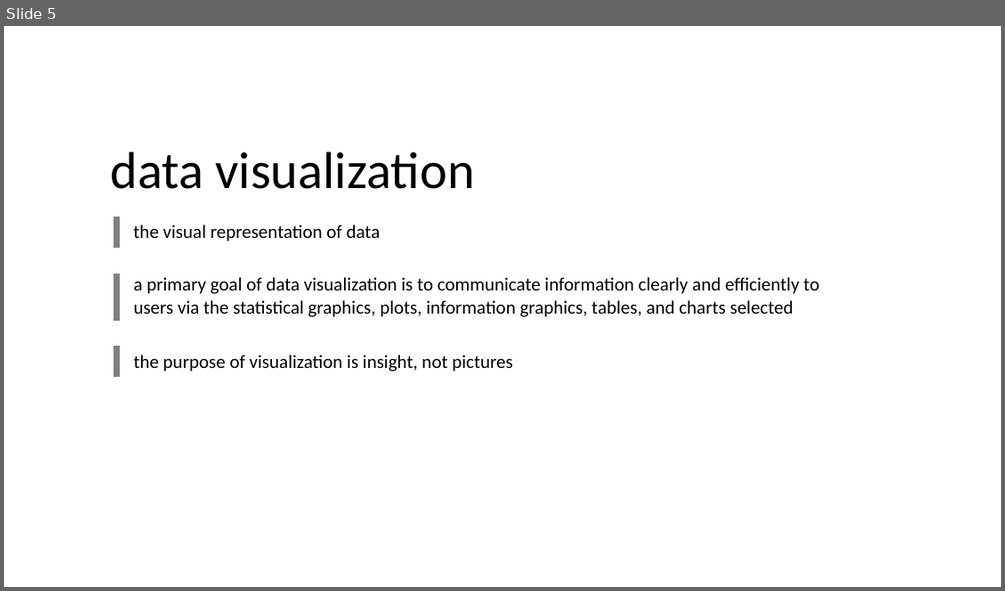
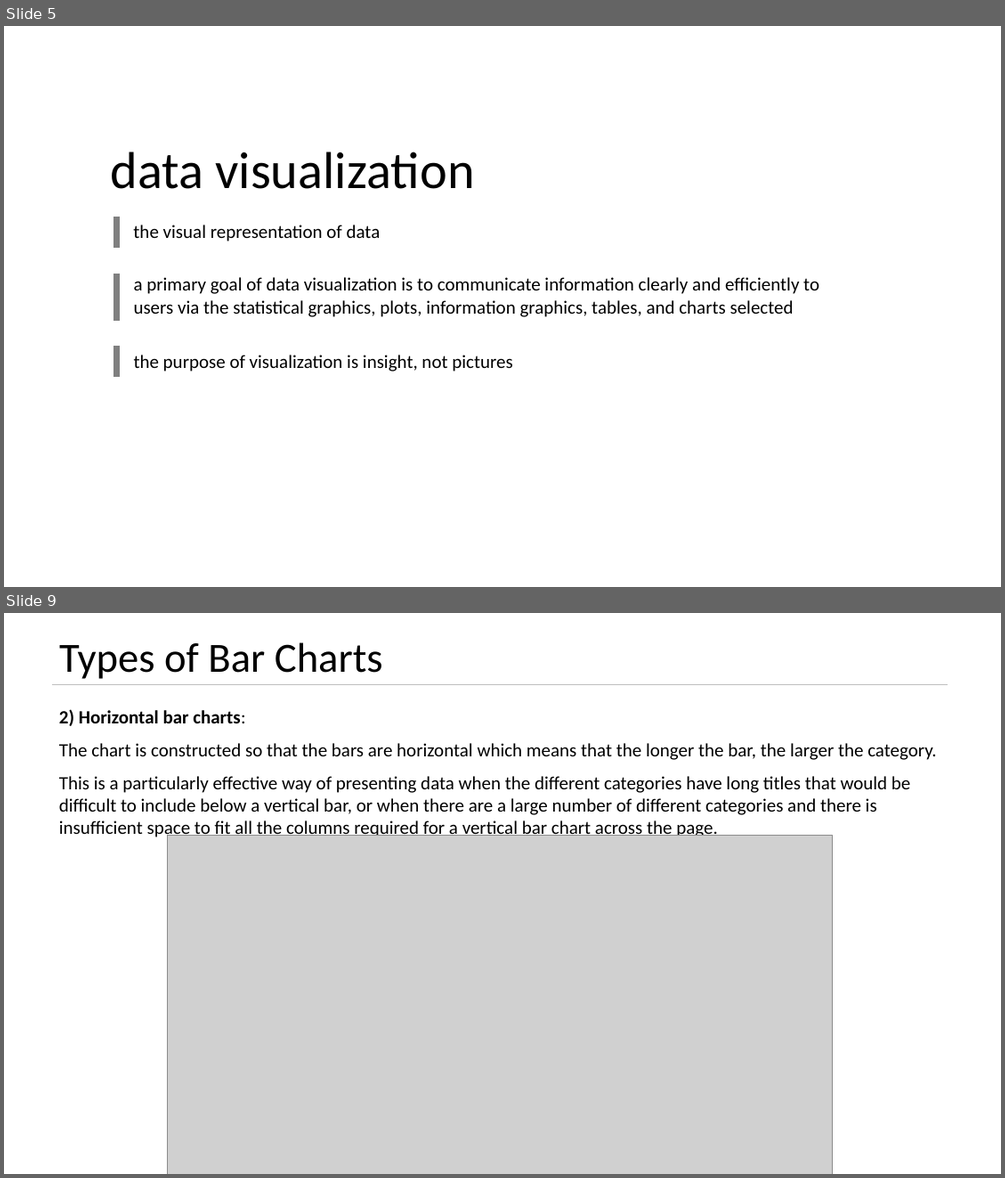
Before and after one commit to kushkul/Intro-to-Analytics, a slide deck: Visualization/Lesson 8 Visualization 1.pptx. Shown one above the other, each under a label of ours: slide 5 before the commit, slides 5 and 9 after it; the slides between them are not shown. The pictures are 1005x591 and 1005x1178 pixels, drawn with LibreOffice and Linux fonts; fonts in the diff are those of the drawing; grey boxes stand for pictures. Boxes give left, top, right and bottom in pixels: in the first picture for what was removed or moved away, otherwise in the second. Text is boxed around its words. In the diff, an @@ line names an element or a change of style, - is before the commit and + after.

Commit message:
Add bar chart details

```diff
--- a/Visualization/Lesson 8 Visualization 1.pptx
+++ b/Visualization/Lesson 8 Visualization 1.pptx
@@ slide 9 added at <box>4,613,1001,1174</box>, background #FFFFFF @@
@@ title added at <box>59,642,383,679</box>, 40 pt, text #000000 @@
+Types of Bar Charts
@@ line added from (52, 685) to (947, 685), #BFBFBF 0.5 pt @@
@@ text added at <box>59,709,936,840</box>, 18 pt, text #000000 @@
+2) Horizontal bar charts:
+The chart is constructed so that the bars are horizontal which means that the longer the bar, the larger the category.
+This is a particularly effective way of presenting data when the different categories have long titles that would be difficult to include below a vertical bar, or when there are a large number of different categories and there is insufficient space to fit all the columns required for a vertical bar chart across the page.
@@ picture added at <box>168,835,833,1174</box> @@
```
Also in this commit, not shown: 1 slide changed, 15 other slides added.
